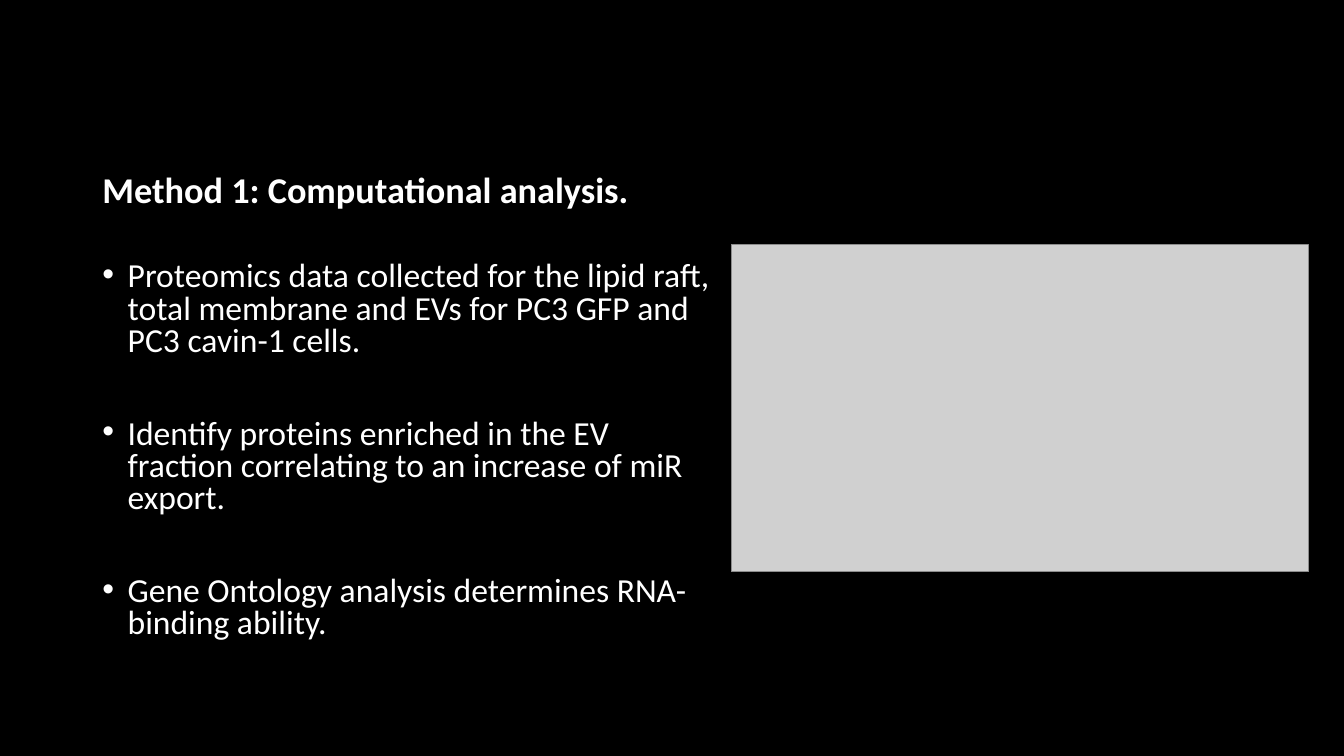
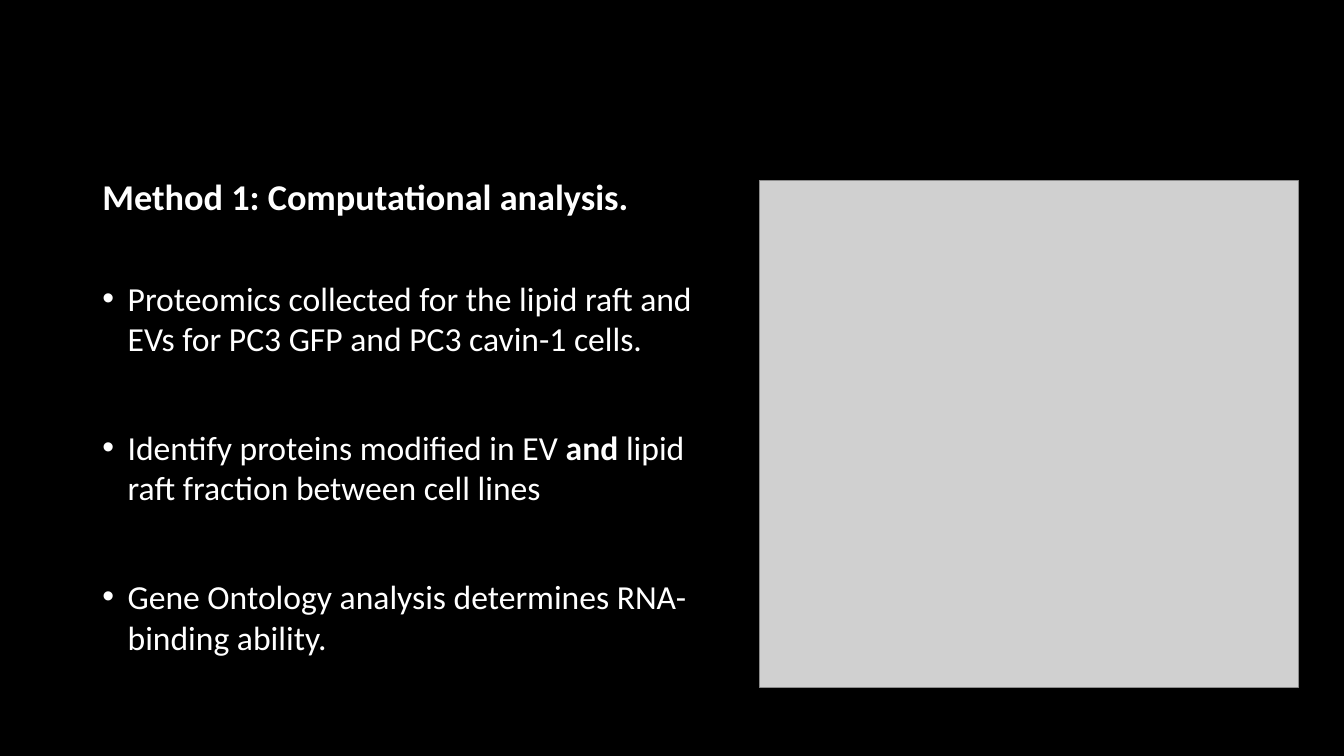
Before and after one commit to HarleyRobinson/Honours2, a slide deck: slide 9 of BackgroundInfo/Selective export of microRNA via extracellular vesicles (2).pptx (slide 10 before the commit). Drawn at 1344x756 pixels with LibreOffice and Linux fonts; fonts in the diff are those of the drawing; grey boxes stand for pictures; background and template pictures are left out. Boxes give left, top, right and bottom in pixels: in the first picture for what was removed or moved away, otherwise in the second. Text is boxed around its words. In the diff, an @@ line names an element or a change of style, - is before the commit and + after.

```diff
--- a/BackgroundInfo/Selective export of microRNA via extracellular vesicles (2).pptx
+++ b/BackgroundInfo/Selective export of microRNA via extracellular vesicles (2).pptx
@@ text at (102, 184, 686, 656): line spacing 0.7 to 0.9; line spacing 0.8 to 1 @@
@@ picture: place and size @@
-picture at (731, 245, 1309, 572)
+picture at (759, 180, 1298, 688)
@@ text at (128, 287, 691, 501): text changed @@
-• Proteomics data collected for the lipid raft, total membrane and EVs for PC3 GFP and PC3 cavin-1 cells.
-• Identify proteins enriched in the EV fraction correlating to an increase of miR export.
+• Proteomics collected for the lipid raft and EVs for PC3 GFP and PC3 cavin-1 cells.
+• Identify proteins modified in EV and lipid raft fraction between cell lines
```
Also in this commit, not shown: 10 other slides changed, 2 slides added, 1 slide removed, 26 other files.
